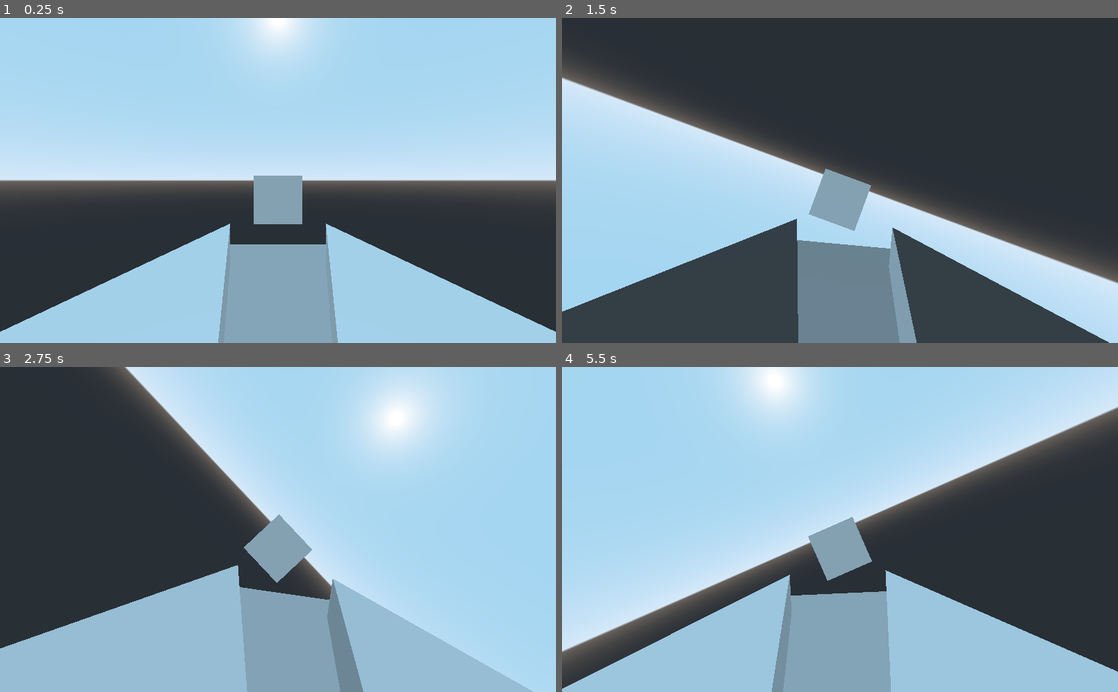
Above: before the commit, frames 1-4 (two rows, left to right).
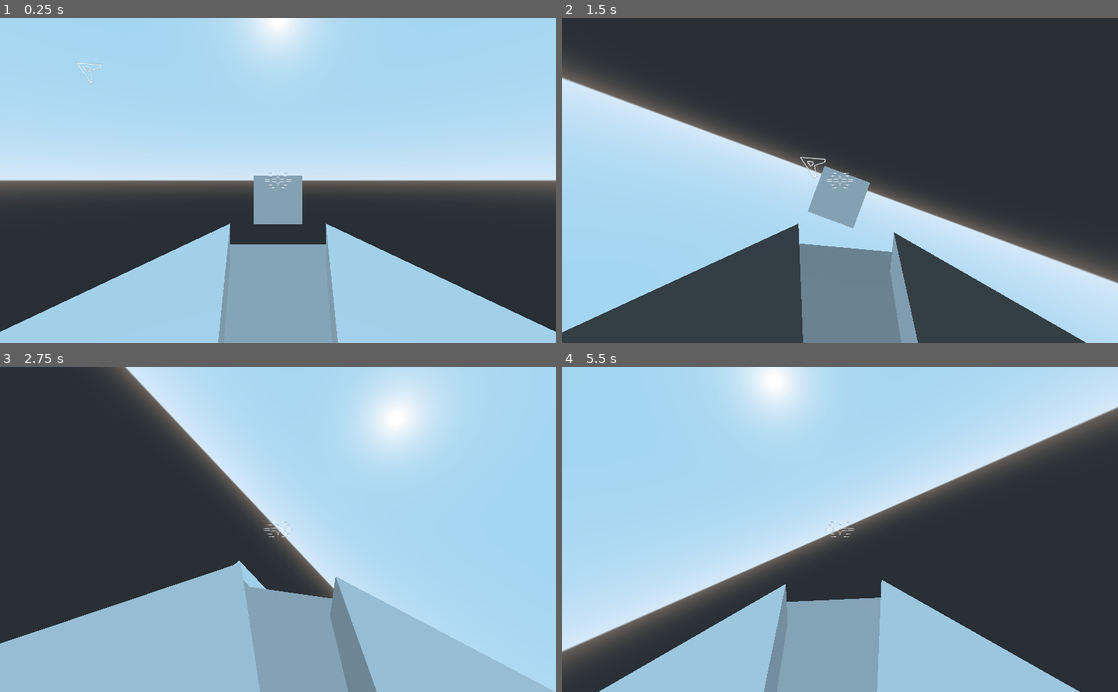
Above: after the commit, the same moments.

Repository: TheEvenOnes/core-breach
Game: Godot game, scene res://src/arena/Arena.tscn
The game is run twice, just before and just after one commit, with the same random seed, the same clock (stepped at 60 frames per second) and the same inputs.
Inputs (mouse positions are in pixels of both pictures, inside the frame that each line leads up to):
- Up to frame 1 (0.25 s): no input
- Up to frame 2 (1.5 s): tap Enter at 0.5 s; move the mouse to (962, 164) at 0.52 s; hold E (roll_right) 0.53-1.28 s; move the mouse to (728, 196) at 1.27 s; hold Ctrl (throttle_down, bound only after the commit) from 1.28 s (still down)
- Up to frame 3 (2.75 s): move the mouse to (333, 458) at 2.02 s; release Ctrl (throttle_down, bound only after the commit) at 2.03 s; hold E (roll_right) from 2.03 s (still down)
- Up to frame 4 (5.5 s): move the mouse to (812, 594) at 2.77 s; release E (roll_right) at 2.78 s; hold Space (throttle_up, bound only after the commit) 2.78-3.53 s; move the mouse to (1006, 578) at 3.52 s; hold Q (roll_left) 3.53-5.03 s; move the mouse to (673, 480) at 4.27 s; move the mouse to (867, 529) at 5.02 s; hold Ctrl (throttle_down, bound only after the commit) from 5.03 s (still down)

The runs differ from the first frame. In frame 1, less than 0.1% of the frame differs, in the area x 13-53%, y 13-53%; in frame 2, 3.5%; in frame 3, 4.2%; in frame 4, 7.5%, in the area x 0-100%, y 46-100%.

Commit message:
Add crosshair and crosshair mouse movement indicator

Diff:
--- a/project.godot
+++ b/project.godot
@@ -22,12 +22,12 @@
 
 throttle_up={
 "deadzone": 0.5,
-"events": [ Object(InputEventKey,"resource_local_to_scene":false,"resource_name":"","device":0,"alt":false,"shift":false,"control":false,"meta":false,"command":false,"pressed":false,"scancode":87,"unicode":0,"echo":false,"script":null)
+"events": [ Object(InputEventKey,"resource_local_to_scene":false,"resource_name":"","device":0,"alt":false,"shift":false,"control":false,"meta":false,"command":false,"pressed":false,"scancode":32,"unicode":0,"echo":false,"script":null)
  ]
 }
 throttle_down={
 "deadzone": 0.5,
-"events": [ Object(InputEventKey,"resource_local_to_scene":false,"resource_name":"","device":0,"alt":false,"shift":false,"control":false,"meta":false,"command":false,"pressed":false,"scancode":83,"unicode":0,"echo":false,"script":null)
+"events": [ Object(InputEventKey,"resource_local_to_scene":false,"resource_name":"","device":0,"alt":false,"shift":false,"control":false,"meta":false,"command":false,"pressed":false,"scancode":16777238,"unicode":0,"echo":false,"script":null)
  ]
 }
 roll_left={
@@ -55,6 +55,16 @@
 "events": [ Object(InputEventKey,"resource_local_to_scene":false,"resource_name":"","device":0,"alt":false,"shift":false,"control":false,"meta":false,"command":false,"pressed":false,"scancode":88,"unicode":0,"echo":false,"script":null)
  ]
 }
+throttle_forward={
+"deadzone": 0.5,
+"events": [ Object(InputEventKey,"resource_local_to_scene":false,"resource_name":"","device":0,"alt":false,"shift":false,"control":false,"meta":false,"command":false,"pressed":false,"scancode":87,"unicode":0,"echo":false,"script":null)
+ ]
+}
+throttle_backward={
+"deadzone": 0.5,
+"events": [ Object(InputEventKey,"resource_local_to_scene":false,"resource_name":"","device":0,"alt":false,"shift":false,"control":false,"meta":false,"command":false,"pressed":false,"scancode":83,"unicode":0,"echo":false,"script":null)
+ ]
+}
 
 [physics]
 
--- a/src/arena/Arena.tscn
+++ b/src/arena/Arena.tscn
@@ -1,6 +1,8 @@
-[gd_scene load_steps=5 format=2]
+[gd_scene load_steps=7 format=2]
 
 [ext_resource path="res://src/arena/Spaceship.gd" type="Script" id=1]
+[ext_resource path="res://assets/crosshair.png" type="Texture" id=2]
+[ext_resource path="res://assets/crosshair-target.png" type="Texture" id=3]
 
 [sub_resource type="CapsuleShape" id=1]
 
@@ -41,6 +43,28 @@
 [node name="InterpolatedCamera" type="InterpolatedCamera" parent="Spaceship"]
 transform = Transform( 1, 0, 0, 0, 1, 0, 0, 0, 1, 0, 0.8, 1.6 )
 
+[node name="GUI" type="Control" parent="Spaceship/InterpolatedCamera"]
+anchor_right = 1.0
+anchor_bottom = 1.0
+__meta__ = {
+"_edit_use_anchors_": false
+}
+
+[node name="Crosshair" type="TextureRect" parent="Spaceship/InterpolatedCamera/GUI"]
+anchor_left = 0.5
+anchor_top = 0.5
+anchor_right = 0.5
+anchor_bottom = 0.5
+margin_left = -32.0
+margin_top = -32.0
+margin_right = 32.0
+margin_bottom = 32.0
+texture = ExtResource( 2 )
+
+[node name="CrossTarget" type="Sprite" parent="Spaceship/InterpolatedCamera/GUI"]
+modulate = Color( 1, 1, 1, 0 )
+texture = ExtResource( 3 )
+
 [node name="MeshInstance" type="MeshInstance" parent="."]
 transform = Transform( 1, 0, 0, 0, 1, 0, 0, 0, 1, 0, 0, -8.94254 )
 mesh = SubResource( 3 )
--- a/src/arena/Spaceship.gd
+++ b/src/arena/Spaceship.gd
@@ -10,11 +10,27 @@
   linear_damp = 2.0
   angular_damp = 3.0
 
-
 func _input(event: InputEvent) -> void:
   if event is InputEventMouseMotion:
     if mouse_captured:
       mouse_deltas += event.relative * 0.2
+
+func update_crosshair_target() -> void:
+  var target = $InterpolatedCamera/GUI/CrossTarget
+
+  var center = get_viewport().size * 0.5
+
+  target.position = target.position.linear_interpolate(center + mouse_deltas * 16.0, 0.025)
+
+  var distance = target.position.distance_to(center)
+  var away_from_center = target.position - center
+
+  target.rotation = away_from_center.angle() + deg2rad(90.0)
+
+  if distance < 64:
+    target.modulate.a = smoothstep(0.0, 1.0, distance / 64.0)
+  else:
+    target.modulate.a = 1.0
 
 func _physics_process(delta: float) -> void:
   if Input.is_action_just_pressed('debug_toggle_mouse_capture'):
@@ -24,10 +40,14 @@
     else:
       Input.set_mouse_mode(Input.MOUSE_MODE_VISIBLE)
 
+  if Input.is_action_pressed('throttle_forward'):
+    add_force(transform.basis.z * (-acceleration), Vector3.ZERO)
+  if Input.is_action_pressed('throttle_backward'):
+    add_force(transform.basis.z * acceleration, Vector3.ZERO)
   if Input.is_action_pressed('throttle_up'):
-    add_force(transform.basis.z * (-acceleration), Vector3.ZERO)
+    add_force(transform.basis.y * acceleration, Vector3.ZERO)
   if Input.is_action_pressed('throttle_down'):
-    add_force(transform.basis.z * acceleration, Vector3.ZERO)
+    add_force(transform.basis.y * (-acceleration), Vector3.ZERO)
   if Input.is_action_pressed('throttle_left'):
     add_force(transform.basis.x * (-acceleration), Vector3.ZERO)
   if Input.is_action_pressed('throttle_right'):
@@ -43,4 +63,6 @@
   add_torque(transform.basis.y * (-yaw))
   add_torque(transform.basis.x * (-pitch))
 
+  update_crosshair_target()
+
   mouse_deltas *= 0.5
Binary file added: assets/crosshair-target.aseprite
Binary file added: assets/crosshair-target.png
Not shown, added: assets/crosshair-target.png.import
Binary file added: assets/crosshair.aseprite
Binary file added: assets/crosshair.png
Not shown, added: assets/crosshair.png.import
